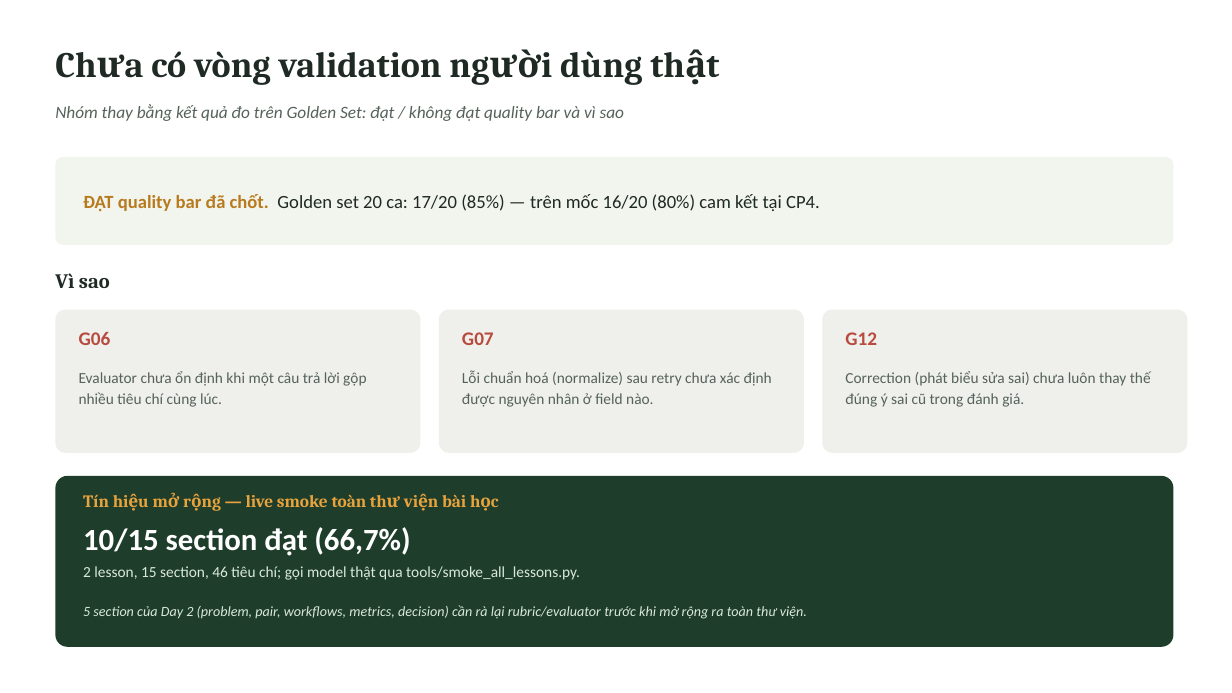
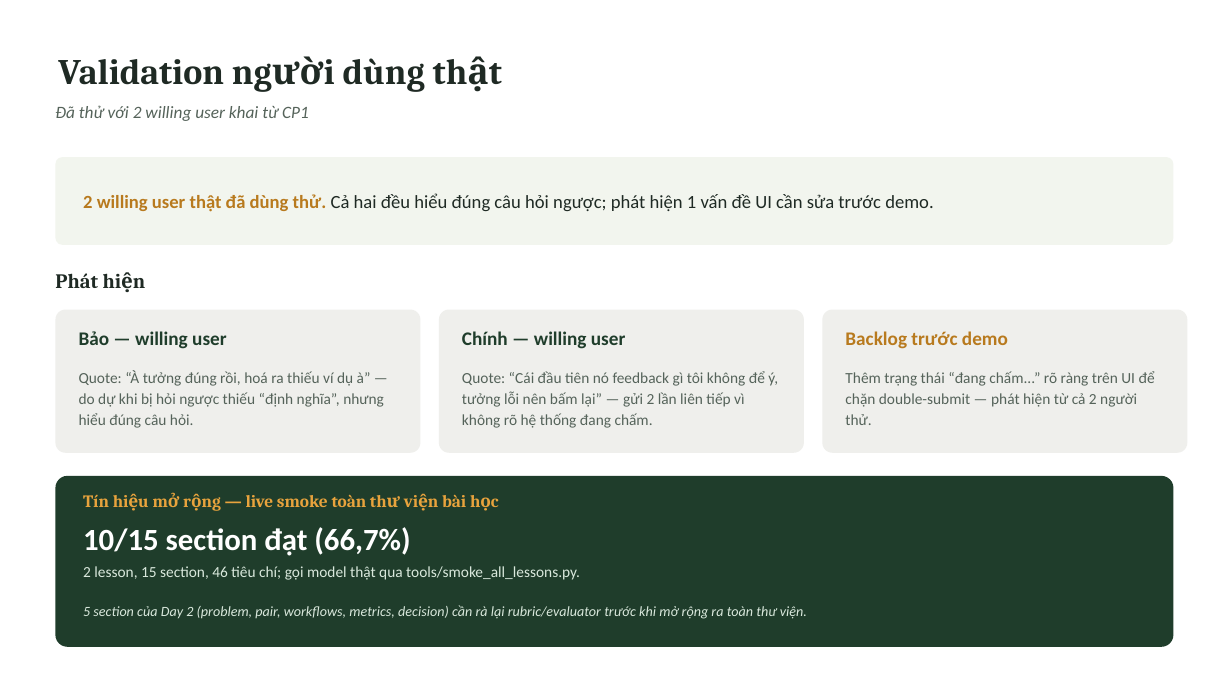
Before and after one commit to J4ck13Ch4n/K4-3B-E403-toibingu, a slide deck: slide 5 of demo-slides.pptx. Drawn at 1232x693 pixels with LibreOffice and Linux fonts; fonts in the diff are those of the drawing. Boxes give left, top, right and bottom in pixels: in the first picture for what was removed or moved away, otherwise in the second. Text is boxed around its words. In the diff, an @@ line names an element or a change of style, - is before the commit and + after.

```diff
--- a/demo-slides.pptx
+++ b/demo-slides.pptx
@@ text at (x1=58, y1=58, x2=425, y2=92): text changed @@
-Chưa có vòng validation người dùng thật
+Validation người dùng thật
@@ text at (x1=55, y1=105, x2=309, y2=121): text changed @@
-Nhóm thay bằng kết quả đo trên Golden Set: đạt / không đạt quality bar và vì sao
+Đã thử với 2 willing user khai từ CP1
@@ text at (x1=83, y1=193, x2=933, y2=212): text changed @@
-ĐẠT quality bar đã chốt. Golden set 20 ca: 17/20 (85%) — trên mốc 16/20 (80%) cam kết tại CP4.
+2 willing user thật đã dùng thử. Cả hai đều hiểu đúng câu hỏi ngược; phát hiện 1 vấn đề UI cần sửa trước demo.
@@ text at (x1=55, y1=273, x2=98, y2=288): text changed @@
-Vì sao
+Phát hiện
@@ text at (x1=79, y1=331, x2=226, y2=349): text changed; text colour #B84B3E to #1F3D2B @@
-G06
+Bảo — willing user
@@ text at (x1=462, y1=331, x2=626, y2=349): text changed; text colour #B84B3E to #1F3D2B @@
-G07
+Chính — willing user
@@ text at (x1=845, y1=331, x2=1008, y2=349): text changed; text colour #B84B3E to #B87A1E @@
-G12
+Backlog trước demo
@@ text at (x1=79, y1=370, x2=384, y2=428): text changed @@
-Evaluator chưa ổn định khi một câu trả lời gộp nhiều tiêu chí cùng lúc.
+Quote: “À tưởng đúng rồi, hoá ra thiếu ví dụ à” — do dự khi bị hỏi ngược thiếu “định nghĩa”, nhưng hiểu đúng câu hỏi.
@@ text at (x1=462, y1=371, x2=778, y2=428): text changed @@
-Lỗi chuẩn hoá (normalize) sau retry chưa xác định được nguyên nhân ở field nào.
+Quote: “Cái đầu tiên nó feedback gì tôi không để ý, tưởng lỗi nên bấm lại” — gửi 2 lần liên tiếp vì không rõ hệ thống đang chấm.
@@ text at (x1=845, y1=371, x2=1155, y2=425): text changed @@
-Correction (phát biểu sửa sai) chưa luôn thay thế đúng ý sai cũ trong đánh giá.
+Thêm trạng thái “đang chấm...” rõ ràng trên UI để chặn double-submit — phát hiện từ cả 2 người thử.
```
Also in this commit, not shown: 1 other slide changed, 4 other files.
